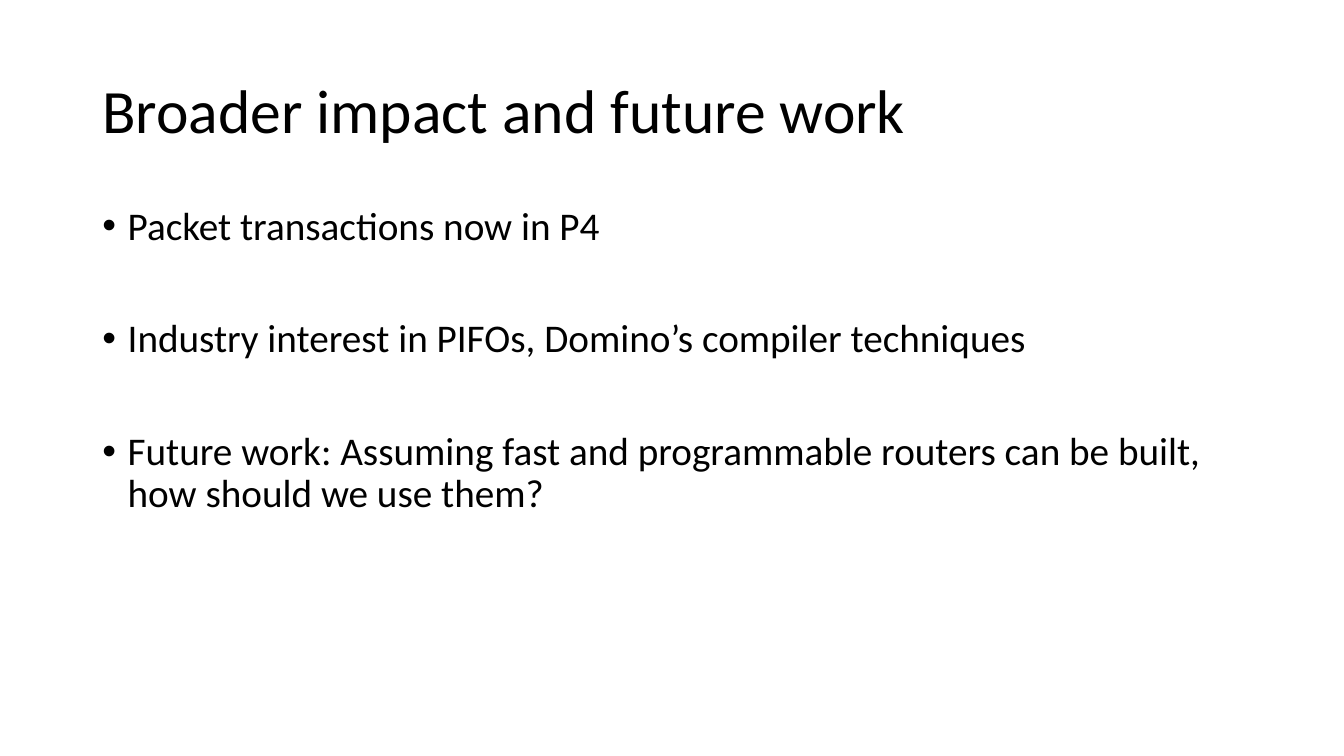
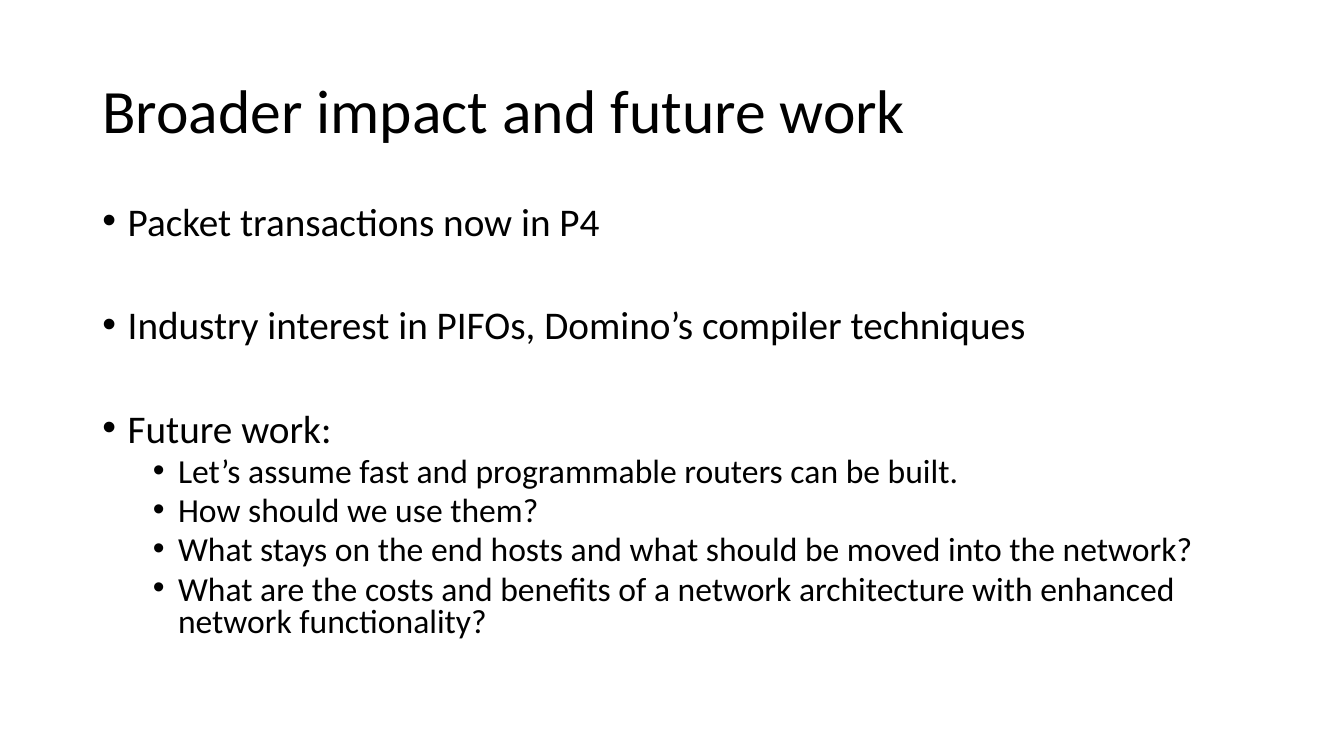
Before and after one commit to anirudhSK/pifo-domino-marple-ppts, a slide deck: slide 52 of uw_talk.pptx (slide 37 before the commit). Drawn at 1344x756 pixels with LibreOffice and Linux fonts; fonts in the diff are those of the drawing. Boxes give left, top, right and bottom in pixels: in the first picture for what was removed or moved away, otherwise in the second. Text is boxed around its words. In the diff, an @@ line names an element or a change of style, - is before the commit and + after.

```diff
--- a/uw_talk.pptx
+++ b/uw_talk.pptx
@@ text at bbox=[128, 208, 1026, 346]: line spacing 0.9 to 0.8 @@
@@ text at bbox=[128, 415, 1192, 639]: text changed; size 28 to 24 pt @@
-• Future work: Assuming fast and programmable routers can be built, how should we use them?
+• Future work:
+  • Let’s assume fast and programmable routers can be built.
+  • How should we use them?
+  • What stays on the end hosts and what should be moved into the network?
+  • What are the costs and benefits of a network architecture with enhanced network functionality?
```
Also in this commit, not shown: 4 other slides changed, 21 slides added, 2 slides removed.
